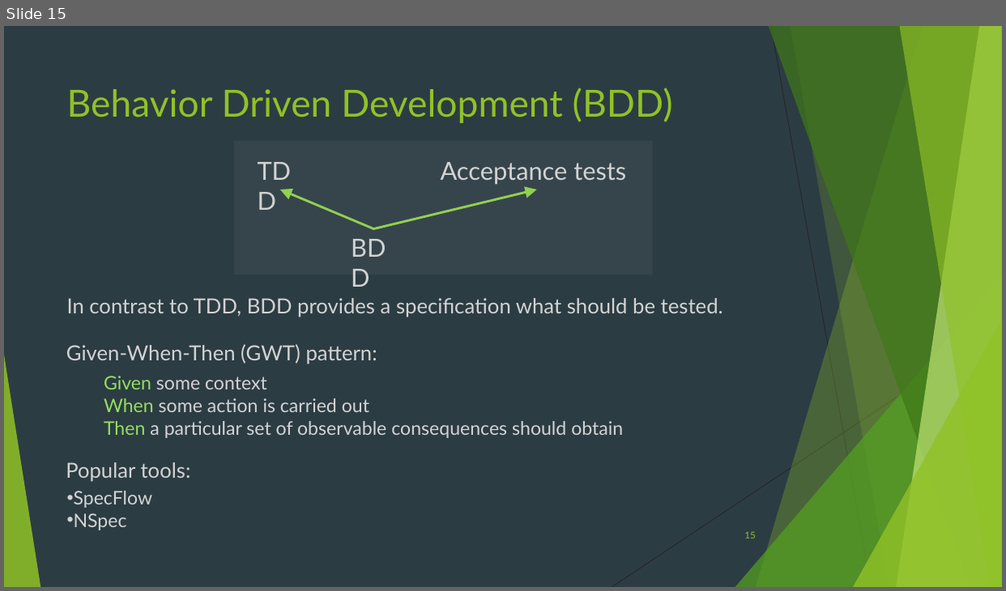
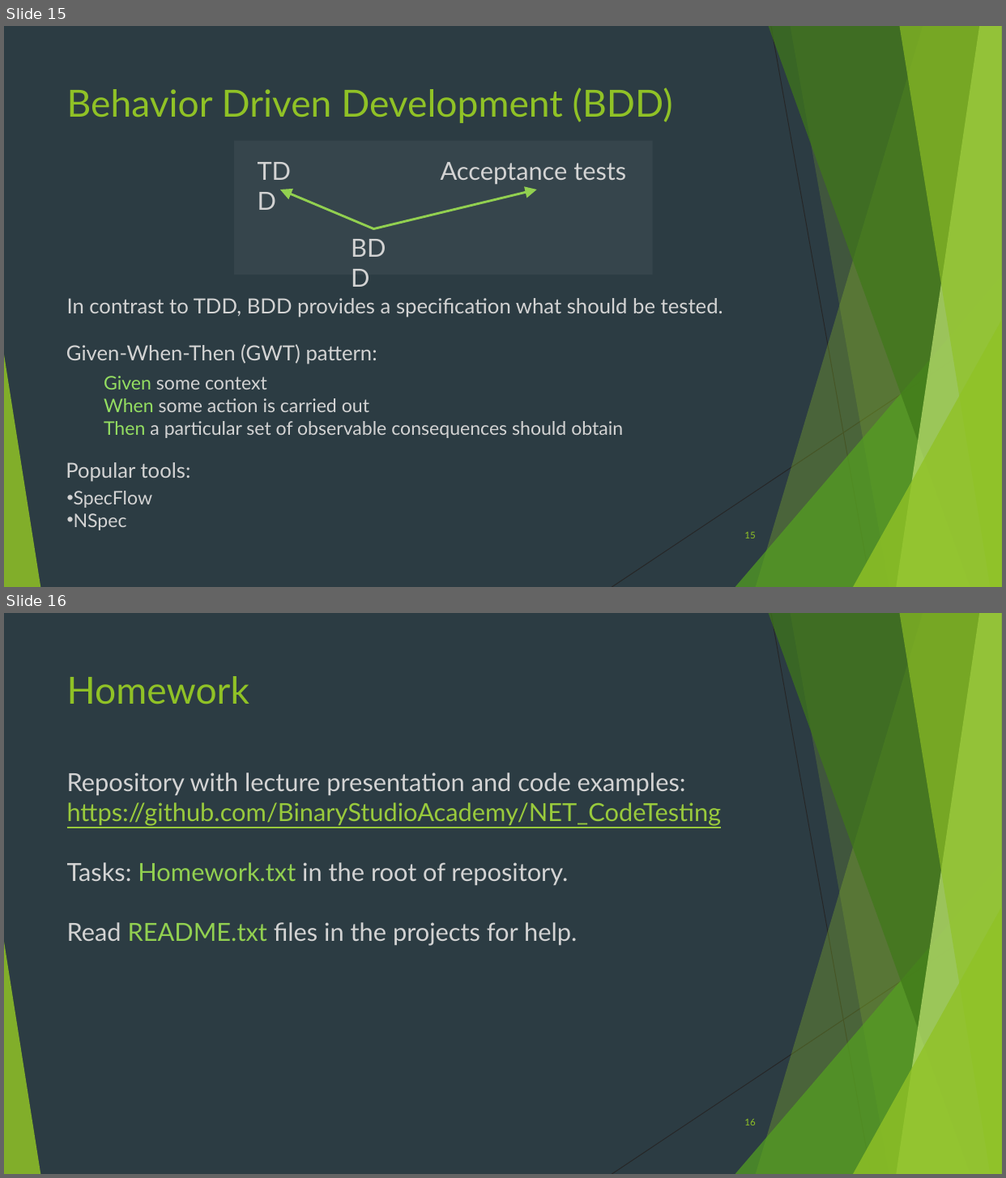
Before and after one commit to lionvs/NET_CodeTesting, a slide deck: Presentation.pptx. Shown one above the other, each under a label of ours: slide 15 before the commit, slides 15 and 16 after it. The pictures are 1006x591 and 1006x1178 pixels, drawn with LibreOffice and Linux fonts; fonts in the diff are those of the drawing. Boxes give left, top, right and bottom in pixels: in the first picture for what was removed or moved away, otherwise in the second. Text is boxed around its words. In the diff, an @@ line names an element or a change of style, - is before the commit and + after.

```diff
--- a/Presentation.pptx
+++ b/Presentation.pptx
@@ slide 16 added at (x1=4, y1=613, x2=1002, y2=1174), background #2C3C43; not listed: 10 template elements that a slide beside it also shows @@
@@ title added at (x1=67, y1=676, x2=249, y2=704), 36 pt, text #90C226 @@
+Homework
@@ text added at (x1=67, y1=773, x2=722, y2=946), 24 pt, text #D3D3D3 @@
+Repository with lecture presentation and code examples:
+https://github.com/BinaryStudioAcademy/NET_CodeTesting
+Tasks: Homework.txt in the root of repository.
+Read README.txt files in the projects for help.
@@ page number added at (x1=744, y1=1119, x2=755, y2=1126), 9 pt, text #90C226 @@
+16
```
Also in this commit, not shown: 5 slides changed.
